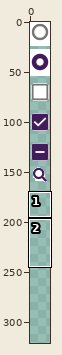
A sprite sheet gets an edit: images/ico-master.png. Above: a wide view before the commit, with the close-up outlined.
Close-up. As it was:
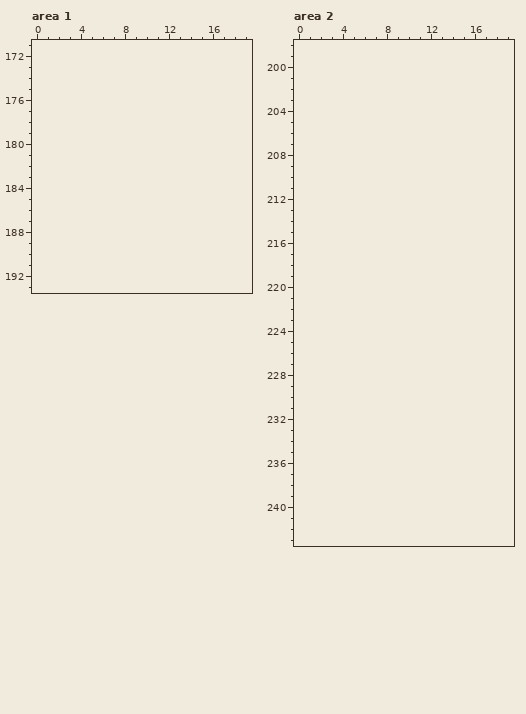
The file is 20x165 pixels. Colours within 5 levels of each other are drawn and written as one. Shown: area 1: x 0..19, y 171..193; area 2: x 0..19, y 198..243. The old version is drawn lined up with the new one, on the new canvas. The wide view leaves out empty margins. The commit also changed other parts of the picture, which this record leaves out.
New version:
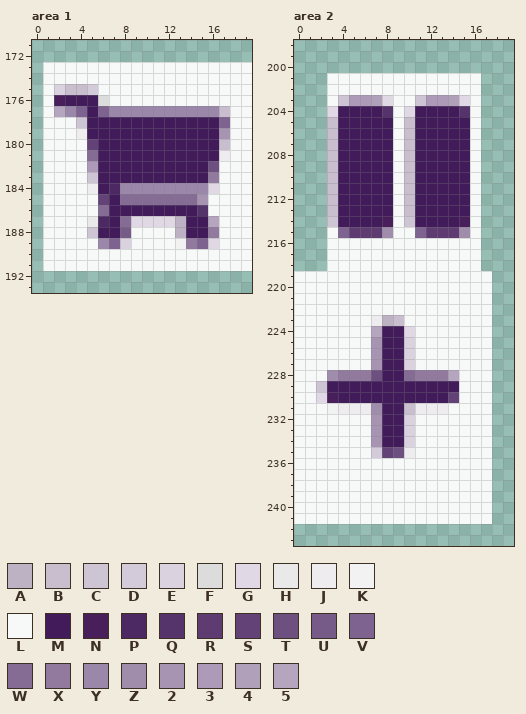
Palette (. is transparent): A #bcb2c3  B #c8bece  C #cec5d4  D #d4cbda  E #dad2df  F #dcdcdc  G #e0d9e5  H #e9e9e9  J #efecf0  K #f2f2f2  L #f7f8f8  M #421c5a  N #481e5b  P #4d2964  Q #55336b  R #5e3c72  S #634377  T #6e5080  U #765a88  V #7e628f  W #856c95  X #927a9e  Y #9b87a9  Z #a08dac  2 #a794b2  3 #ac9ab8  4 #b1a0b9  5 #b5a5bf
The exact change:
canvas 20x165 -> 20x323
--- area 1
@@ x 0..19 @@
 172 ....................
-173 ....................
-174 ....................
-175 ....................
-176 ....................
-177 ....................
-178 ....................
-179 ....................
-180 ....................
-181 ....................
-182 ....................
-183 ....................
-184 ....................
-185 ....................
-186 ....................
-187 ....................
-188 ....................
-189 ....................
-190 ....................
-191 ....................
+173 .LLLLLLLLLLLLLLLLLLL
+174 .LLLLLLLLLLLLLLLLLLL
+175 .LEBBDLLLLLLLLLLLLLL
+176 .LNMMMFLLLLLLLLLLLLL
+177 .L5YVMVYYYYYYYYYYBLL
+178 .LLLCMMMMMMMMMMMMVLL
+179 .LLLJMMMMMMMMMMMM2LL
+180 .LLLLSMMMMMMMMMMMBLL
+181 .LLLLWMMMMMMMMMMMJLL
+182 .LLLL3MMMMMMMMMMTLLL
+183 .LLLLCMMMMMMMMMMXLLL
+184 .LLLLJMPYYYYYYYYGLLL
+185 .LLLLLSMWWWWWWW2LLLL
+186 .LLLLLWMMMMMMMMQLLLL
+187 .LLLLHPMWGGGGAMM5LLL
+188 .LLLLCMMULLLLAMMXLLL
+189 .LLLLLYVELLLLKXVGLLL
+190 .LLLLLLLLLLLLLLLLLLL
+191 .LLLLLLLLLLLLLLLLLLL
 192 ....................
--- area 2
@@ x 0..19 @@
 200 ....................
-201 ....................
-202 ....................
-203 ....................
-204 ....................
-205 ....................
-206 ....................
-207 ....................
-208 ....................
-209 ....................
-210 ....................
-211 ....................
-212 ....................
-213 ....................
-214 ....................
-215 ....................
-216 ....................
-217 ....................
-218 ....................
-219 ....................
-220 ....................
-221 ....................
-222 ....................
-223 ....................
-224 ....................
-225 ....................
-226 ....................
-227 ....................
-228 ....................
-229 ....................
-230 ....................
-231 ....................
-232 ....................
-233 ....................
-234 ....................
-235 ....................
-236 ....................
-237 ....................
-238 ....................
-239 ....................
-240 ....................
-241 ....................
+201 ...LLLLLLLLLLLLLL...
+202 ...LLLLLLLLLLLLLL...
+203 ...LC334GLLC334GL...
+204 ...GMMMMQLGMMMMQL...
+205 ...BMMMMMLBMMMMML...
+206 ...BMMMMMLBMMMMML...
+207 ...BMMMMMLBMMMMML...
+208 ...BMMMMMLBMMMMML...
+209 ...BMMMMMLBMMMMML...
+210 ...BMMMMMLBMMMMML...
+211 ...BMMMMMLBMMMMML...
+212 ...BMMMMMLBMMMMML...
+213 ...BMMMMMLBMMMMML...
+214 ...CMMMMNLCMMMMNL...
+215 ...LVRRRZLLVRRRZL...
+216 ...LLLLLLLLLLLLLL...
+217 ...LLLLLLLLLLLLLL...
+218 ...LLLLLLLLLLLLLL...
+219 LLLLLLLLLLLLLLLLLL..
+220 LLLLLLLLLLLLLLLLLL..
+221 LLLLLLLLLLLLLLLLLL..
+222 LLLLLLLLLLLLLLLLLL..
+223 LLLLLLLJABLLLLLLLL..
+224 LLLLLLL5MMGLLLLLLL..
+225 LLLLLLL2MMELLLLLLL..
+226 LLLLLLL2MMELLLLLLL..
+227 LLLLLLL2MMELLLLLLL..
+228 LLLZXXXTMMWXXX5LLL..
+229 LLCMMMMMMMMMMMMLLL..
+230 LLGNMMMMMMMMMMSLLL..
+231 LLLKJJJZMMBJJJLLLL..
+232 LLLLLLL2MMELLLLLLL..
+233 LLLLLLL2MMELLLLLLL..
+234 LLLLLLL2MMELLLLLLL..
+235 LLLLLLLDSTJLLLLLLL..
+236 LLLLLLLLLLLLLLLLLL..
+237 LLLLLLLLLLLLLLLLLL..
+238 LLLLLLLLLLLLLLLLLL..
+239 LLLLLLLLLLLLLLLLLL..
+240 LLLLLLLLLLLLLLLLLL..
+241 LLLLLLLLLLLLLLLLLL..
 242 ....................
